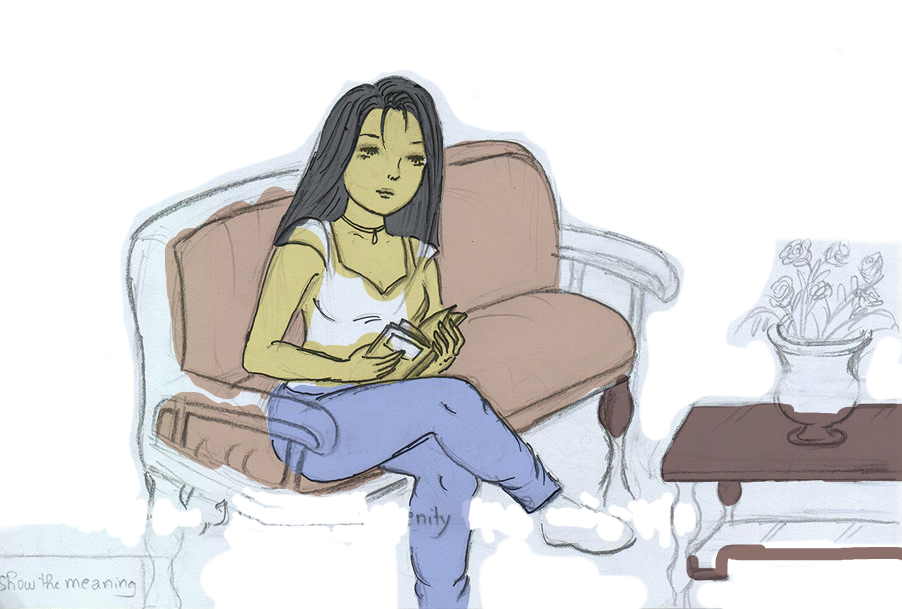
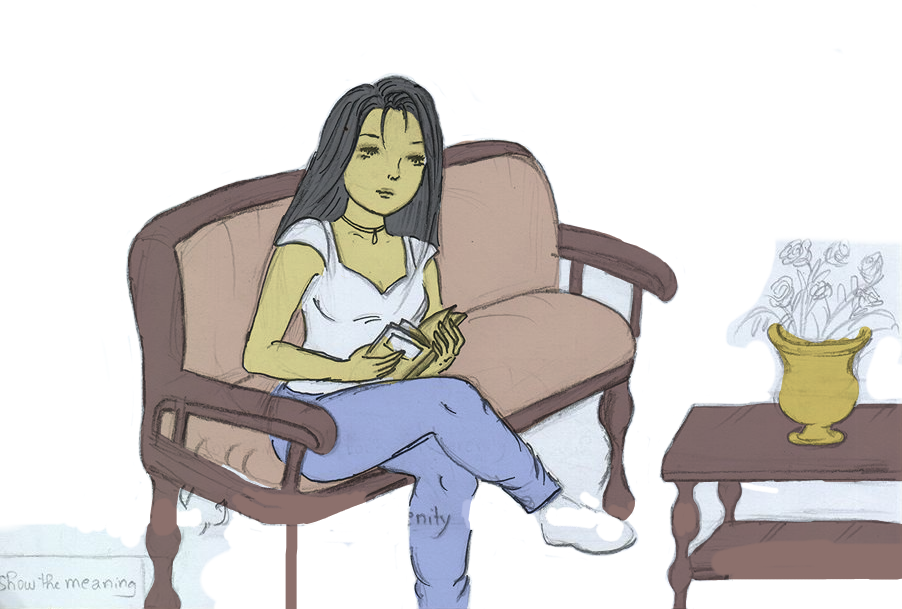
Layers edited between the first and the second 902px x 609px image:
painted on "pencils" over [120, 69, 902, 609]
painted on "fg" over [120, 69, 902, 609]
